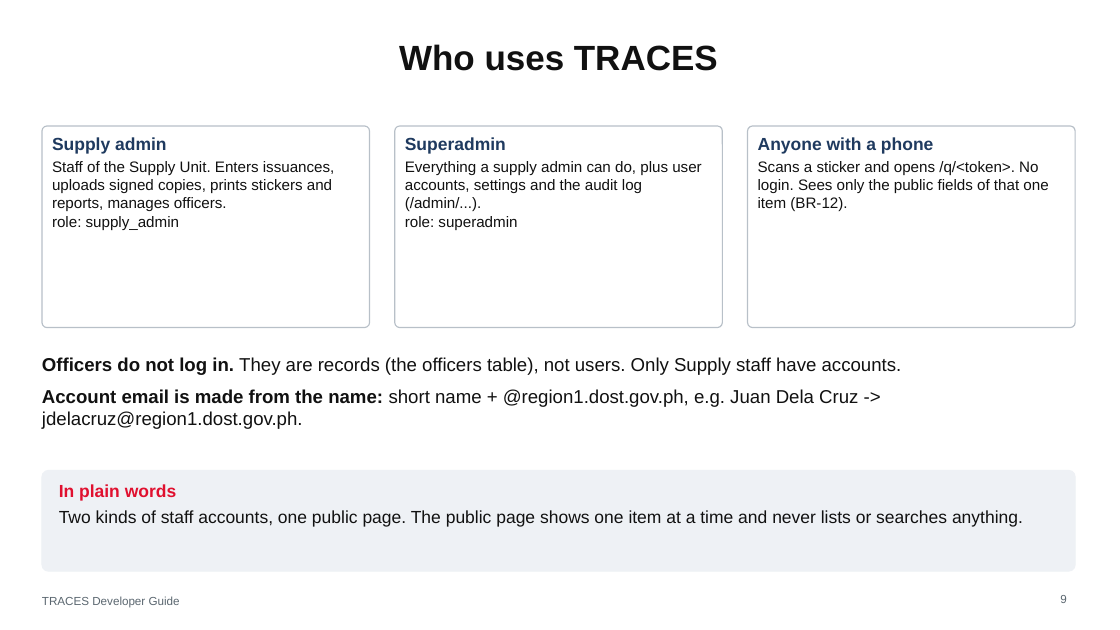
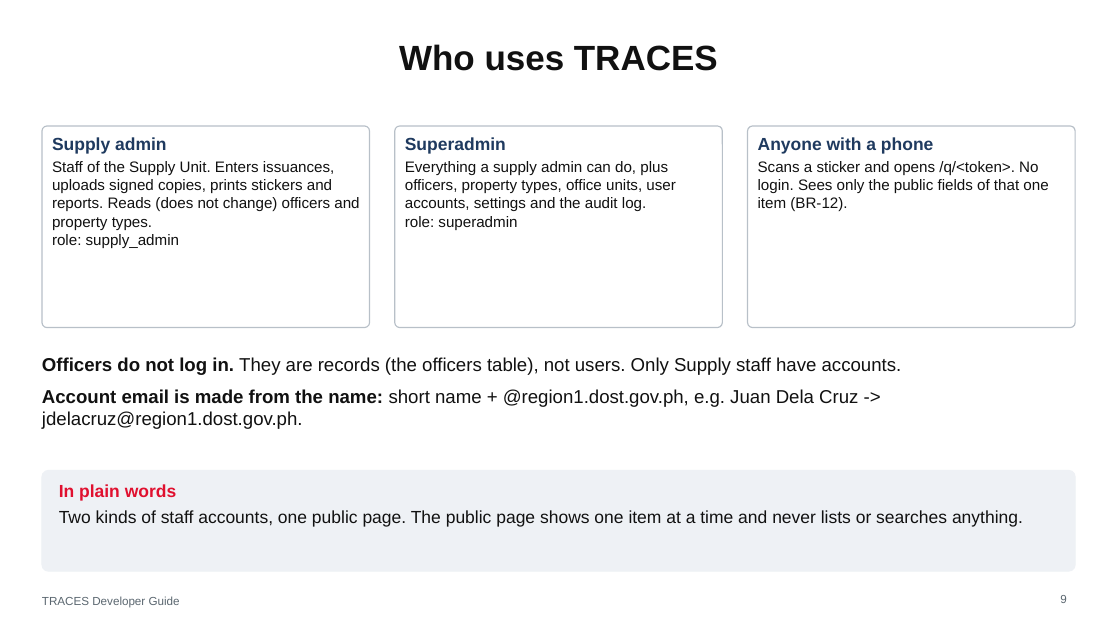
Before and after one commit to joww-seph/traces, a slide deck: slide 9 of docs/TRACES-Developer-Guide.pptx. Drawn at 1120x630 pixels with LibreOffice and Linux fonts; fonts in the diff are those of the drawing. Boxes give left, top, right and bottom in pixels: in the first picture for what was removed or moved away, otherwise in the second. Text is boxed around its words. In the diff, an @@ line names an element or a change of style, - is before the commit and + after.

```diff
--- a/docs/TRACES-Developer-Guide.pptx
+++ b/docs/TRACES-Developer-Guide.pptx
@@ text at (x1=52, y1=161, x2=359, y2=230): text changed @@
-Staff of the Supply Unit. Enters issuances, uploads signed copies, prints stickers and reports, manages officers.
+Staff of the Supply Unit. Enters issuances, uploads signed copies, prints stickers and reports. Reads (does not change) officers and property types.
@@ text at (x1=405, y1=161, x2=675, y2=211): text changed @@
-Everything a supply admin can do, plus user accounts, settings and the audit log (/admin/...).
+Everything a supply admin can do, plus officers, property types, office units, user accounts, settings and the audit log.
```
Also in this commit, not shown: 2 other slides changed, 44 other files.
